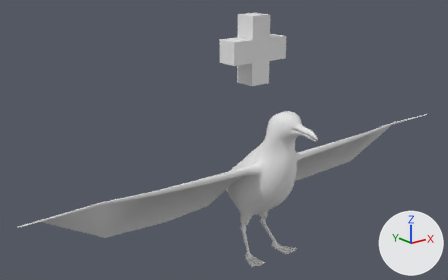
What one commit did to the Blender file VRPO/Assets/Resources/3D/Blend backups/Sitting Seagull.blend.
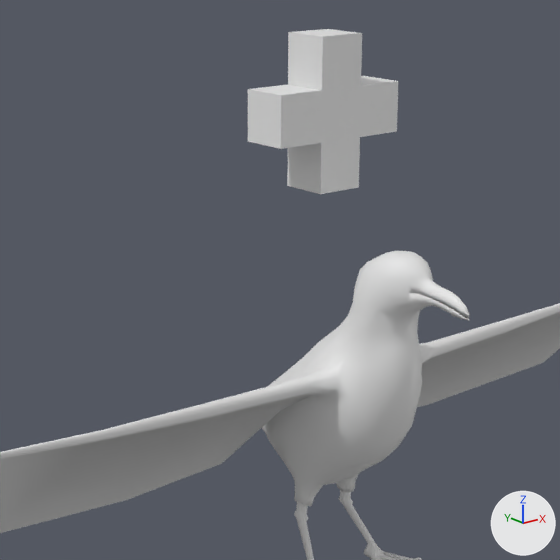
Old and new are each drawn whole from a 50 mm camera at (-0.775, -0.879, 0.607) aimed at (-0.042, 0.037, 0.241) and again close up on the part from 24% to 80% of the width and 0% to 89% of the height. The lights are fixed; the arrows at lower right show +X, +Y and +Z. Materials are left out; every surface is plain grey.

The first close-up shows 'Seagull'.
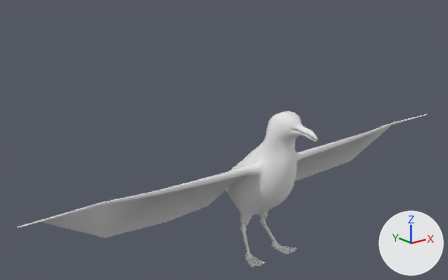
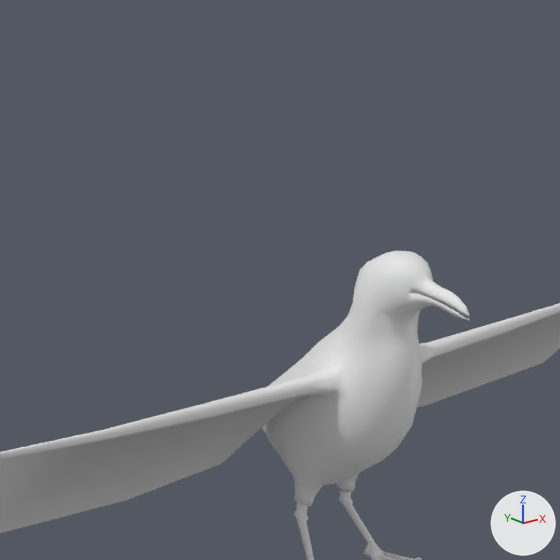
Commit message: Removed the health mark from the Seagull.

Location of each change, (x1, y1, x2, y2) in pixels of the close-ups (560 x 560 px):
'Seagull', reshaped: before (0, 29, 560, 560); after (0, 251, 560, 560)
part 1 of me_seagullmesh, deleted: before (248, 29, 398, 194)

The change, as a diff of the scene's bpy script:
```diff
--- a/VRPO/Assets/Resources/3D/Blend backups/Sitting Seagull.blend.py
+++ b/VRPO/Assets/Resources/3D/Blend backups/Sitting Seagull.blend.py
@@ me_seagullmesh @@
 me_seagullmesh.from_pydata(...)  # 1287 vertices, 2225 faces; spans x -0.499..0.499, y -0.174..0.186, z 0.012..0.485
 # used by ob_seagull; location = (0.0, 0.0, 0.0)
+# me_seagullmesh part 1: the loose piece of 24 vertices spanning x -0.065..0.065, y -0.022..0.022, z 0.356..0.485 is deleted
```
